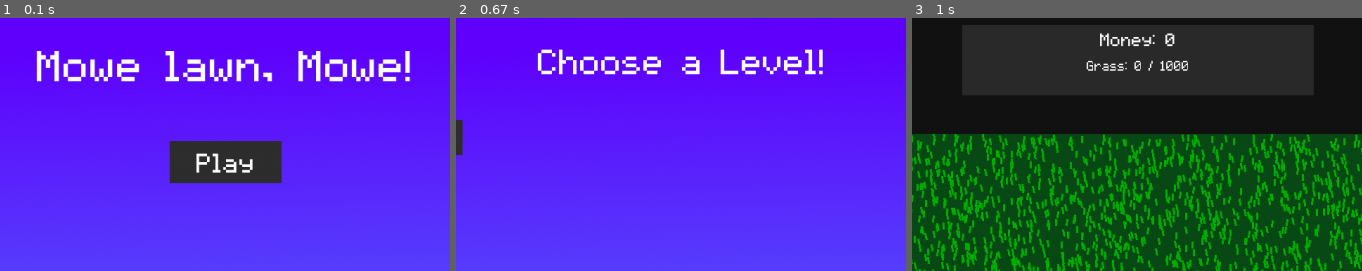
Above: before the commit, frames 1-3 (left to right).
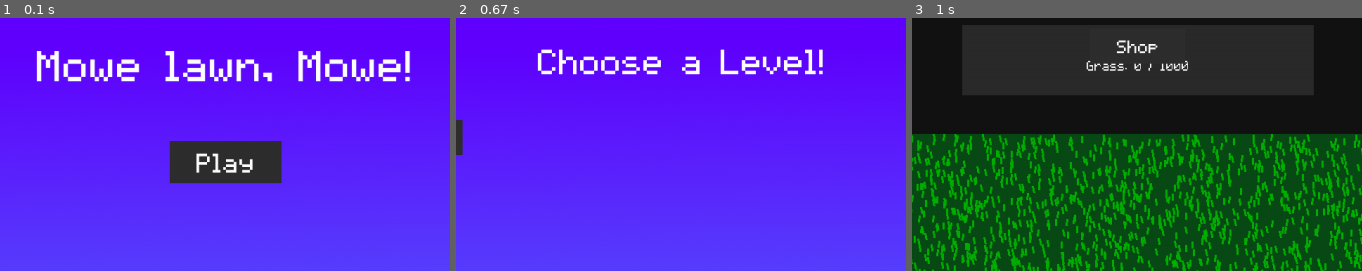
Above: after the commit, the same moments.

Repository: Acaippa/pygame-lawnmower
Game: pygame game, started from ver 0.3/main.py
The game is run twice, just before and just after one commit, with the same random seed, the same clock (stepped at 60 frames per second) and the same inputs.
Inputs (mouse positions are % of the whole screen's width and height, from its top left):
- Up to frame 1 (0.1 s): no input
- Up to frame 2 (0.67 s): click (50, 28) at 0.38 s
- Up to frame 3 (1 s): click (17, 24) at 0.72 s
The pictures show only the part of the screen within x 25-75%, y 0-50%; the shares and areas given below are measured in that part.

Frames 1-2 are identical in both runs. In frame 3, 0.6% of the frame differs, in the area x 39-61%, y 5-19%.

Commit message:
Change Button class so it can detect collision even if its drawn on a surface

Diff:
--- a/ver 0.3/modules/UI/button.py
+++ b/ver 0.3/modules/UI/button.py
@@ -32,6 +32,13 @@
 
 	def on_hover(self):
 		mouse_pos = pygame.mouse.get_pos()
+
+		# In order to detect the collision of the cursor to the rect of the button even if its on a surface, we have to subtract the position of the surface to get the "real" position of the button
+		try:
+			mouse_pos = mouse_pos[0] - self.parent.pos[0], mouse_pos[1] - self.parent.pos[1]
+		except:
+			pass
+
 		mouse_clicked = pygame.mouse.get_pressed()
 
 		if self.rect.collidepoint(mouse_pos):
--- a/ver 0.3/modules/UI/player_info.py
+++ b/ver 0.3/modules/UI/player_info.py
@@ -2,6 +2,7 @@
 from modules.handlers.position_handler import *
 from modules.UI.container import *
 from modules.UI.text import *
+from modules.UI.button import *
 
 class PlayerInfo:
 	def __init__(self, level, **kwargs):
@@ -39,6 +40,8 @@
 
 		self.grass_text = Text(self, text="Grass: 0 / 1000", pos=("center", 50), size=self.font_size-5, color=self.font_color)
 
+		self.menu_button = Button(self, text="Shop", pos=("center", 20))
+
 		self.delta_time = 0
 
 	def update(self, dt):
